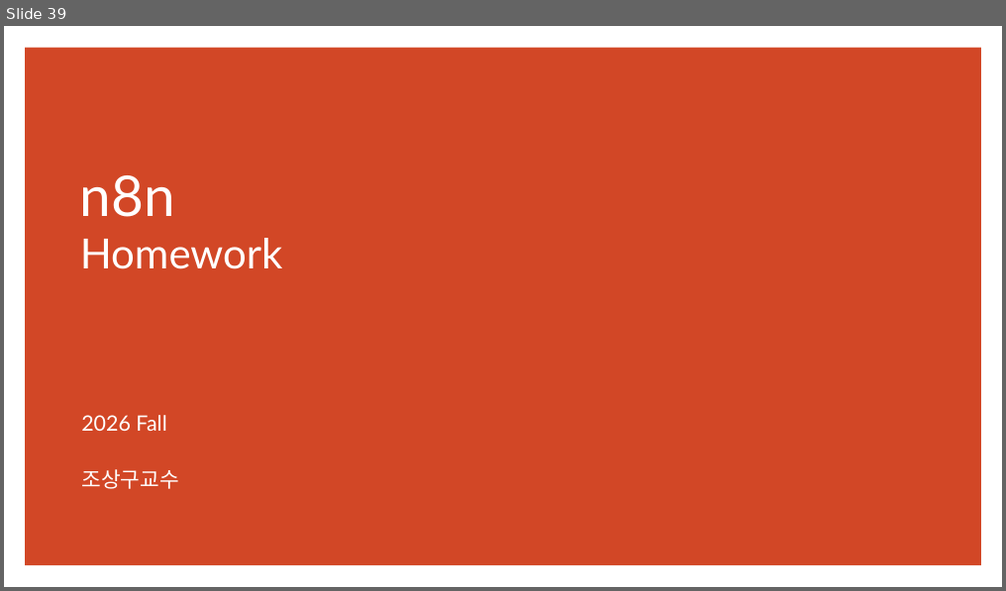
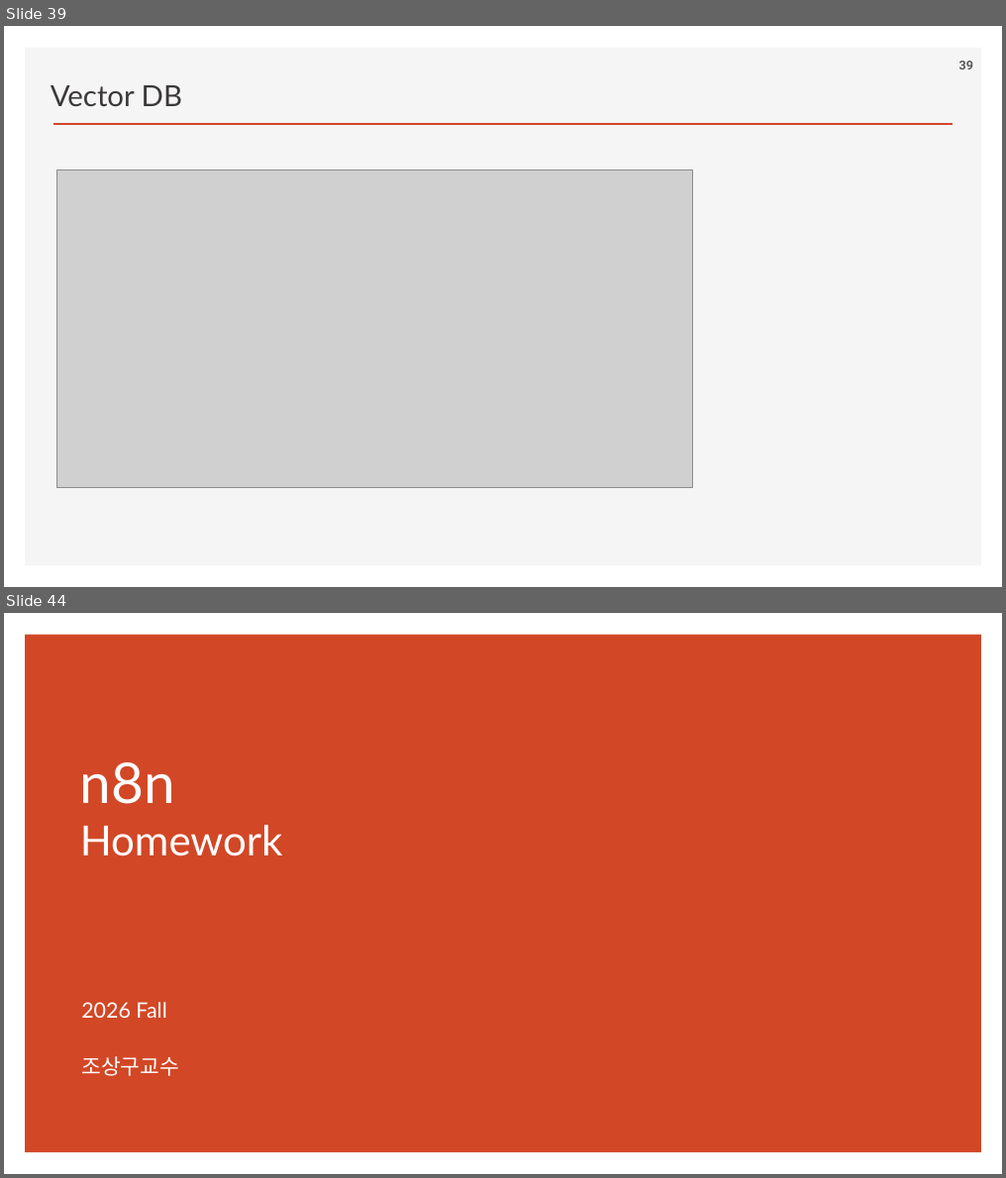
Before and after one commit to ancestor9/2026_Fall_Learning-Langchain-AI-Agent, a slide deck: PPTs/04_AI Workflow_n8n.pptx. Shown one above the other, each under a label of ours: slide 39 before the commit, slides 39 and 44 after it; the slides between them are not shown. The pictures are 1006x591 and 1006x1178 pixels, drawn with LibreOffice and Linux fonts; fonts in the diff are those of the drawing; grey boxes stand for pictures; background and template pictures are left out. Boxes give left, top, right and bottom in pixels: in the first picture for what was removed or moved away, otherwise in the second. Text is boxed around its words. In the diff, an @@ line names an element or a change of style, - is before the commit and + after.

```diff
--- a/PPTs/04_AI Workflow_n8n.pptx
+++ b/PPTs/04_AI Workflow_n8n.pptx
@@ slide 39 added at (4,26,1002,587), background #FFFFFF @@
@@ rectangle added at (25,48,982,567), fill #F5F5F5 @@
@@ page number added at (959,61,973,70), 12 pt, text #595959, bold @@
+39
@@ text added at (51,85,182,106), 28 pt, text #3B3838 @@
+Vector DB
@@ line added from (54, 124) to (952, 124), #D24726 2 pt @@
@@ picture added at (57,171,693,488) @@
@@ what was slide 39 is now slide 44 @@
```
Also in this commit, not shown: 1 slide changed, 5 other slides added, 1 slide removed.
